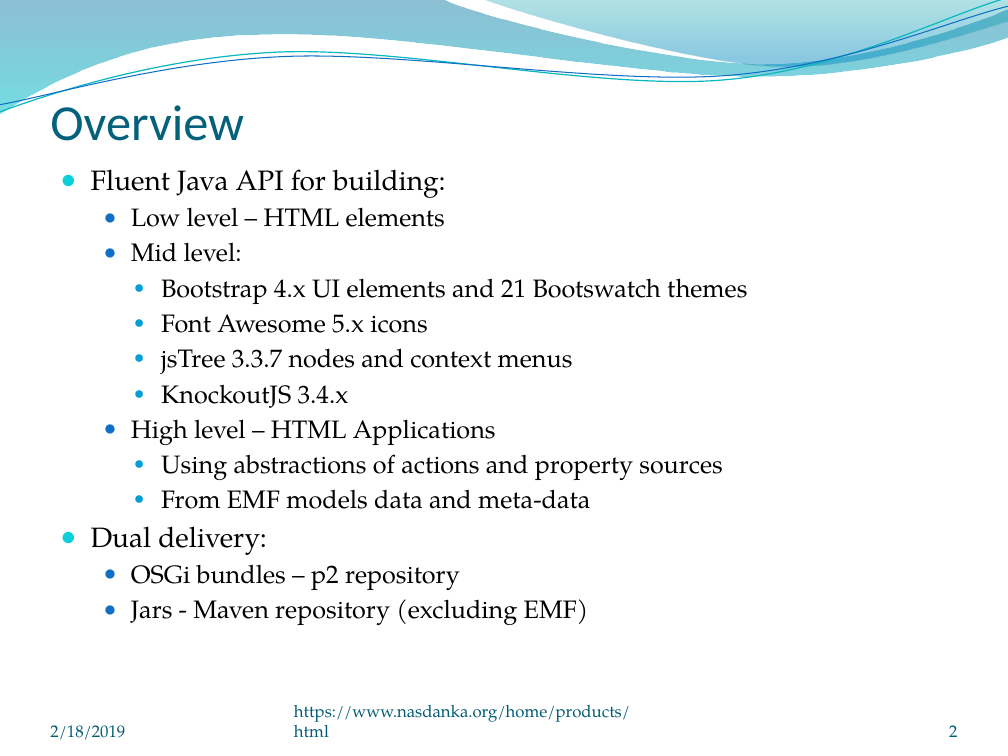
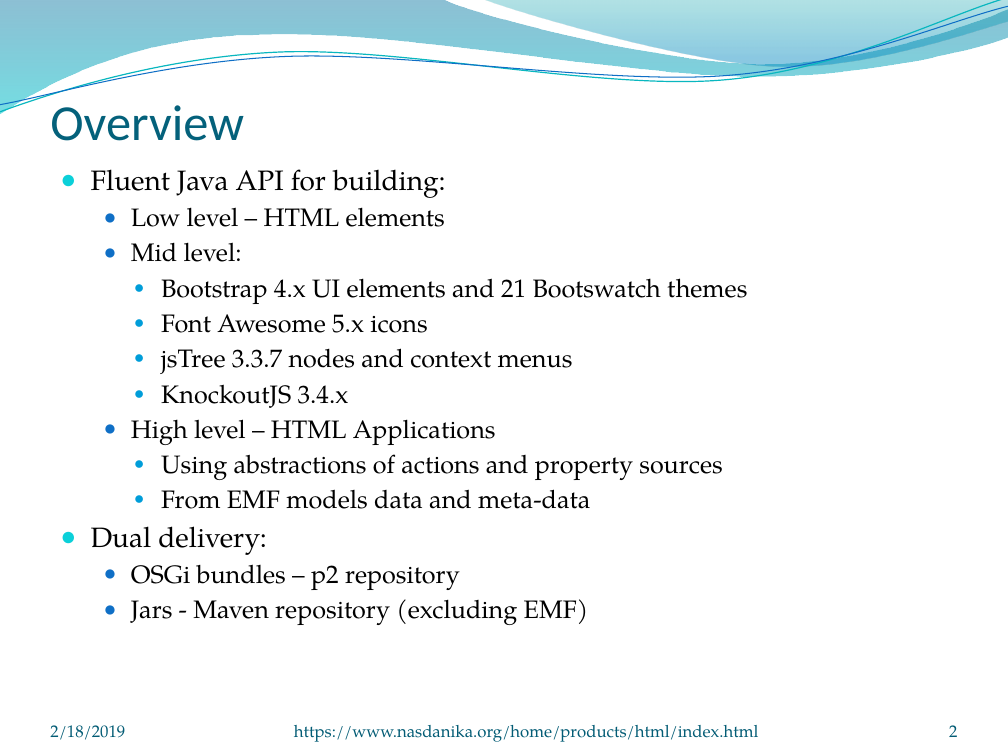
Before and after one commit to Nasdanika/html, a slide deck: slide 2 of repository/src/site/resources/Nasdanika-HTML.pptx. Drawn at 1008x756 pixels with LibreOffice and Linux fonts; fonts in the diff are those of the drawing; background and template pictures are left out. Boxes give left, top, right and bottom in pixels: in the first picture for what was removed or moved away, otherwise in the second. Text is boxed around its words. In the diff, an @@ line names an element or a change of style, - is before the commit and + after.

```diff
--- a/repository/src/site/resources/Nasdanika-HTML.pptx
+++ b/repository/src/site/resources/Nasdanika-HTML.pptx
@@ text at (294, 725, 759, 742): text changed @@
-https://www.nasdanka.org/home/products/html
+https://www.nasdanika.org/home/products/html/index.html
```
Also in this commit, not shown: 9 other slides changed, 17 other files.
